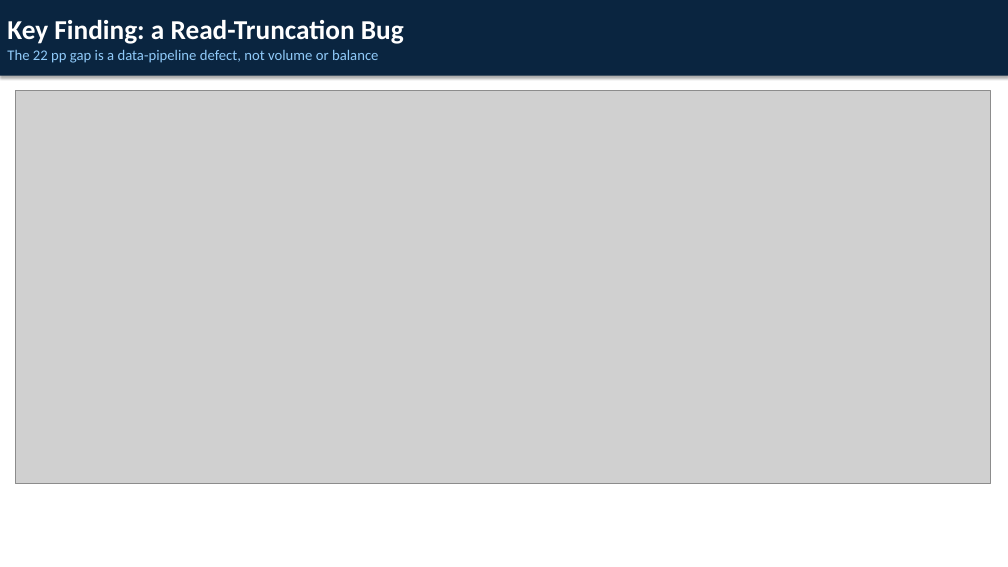
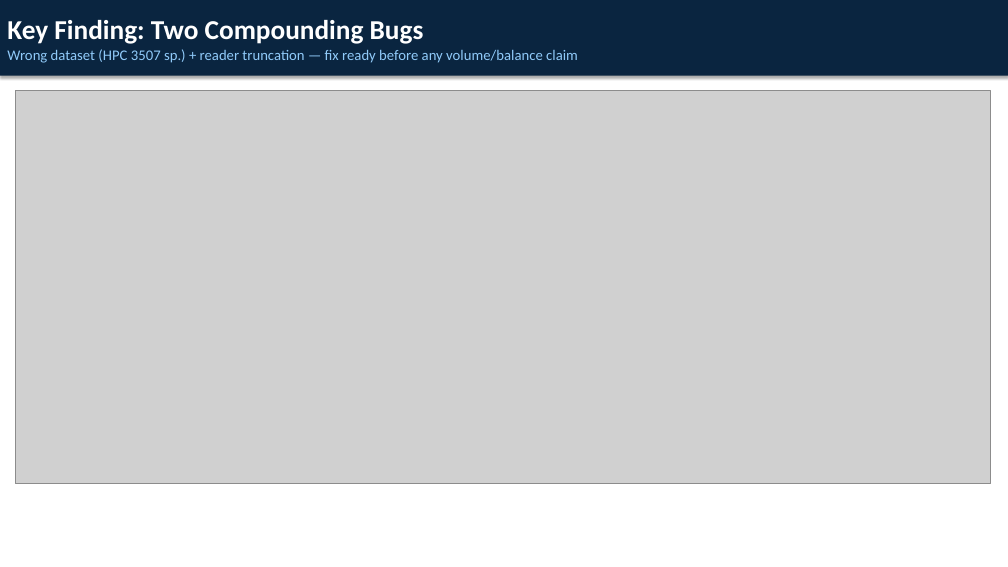
Before and after one commit to m2lab-ntu/gfm-classifier, a slide deck: slide 6 of docs/slides/meeting_2026_0619.pptx. Drawn at 1008x567 pixels with LibreOffice and Linux fonts; fonts in the diff are those of the drawing; grey boxes stand for pictures. Boxes give left, top, right and bottom in pixels: in the first picture for what was removed or moved away, otherwise in the second. Text is boxed around its words. In the diff, an @@ line names an element or a change of style, - is before the commit and + after.

```diff
--- a/docs/slides/meeting_2026_0619.pptx
+++ b/docs/slides/meeting_2026_0619.pptx
@@ text in rectangle at (7,20,578,63): text changed @@
-Key Finding: a Read-Truncation Bug
-The 22 pp gap is a data-pipeline defect, not volume or balance
+Key Finding: Two Compounding Bugs
+Wrong dataset (HPC 3507 sp.) + reader truncation — fix ready before any volume/balance claim
```
Also in this commit, not shown: 3 other slides changed, 6 other files.
